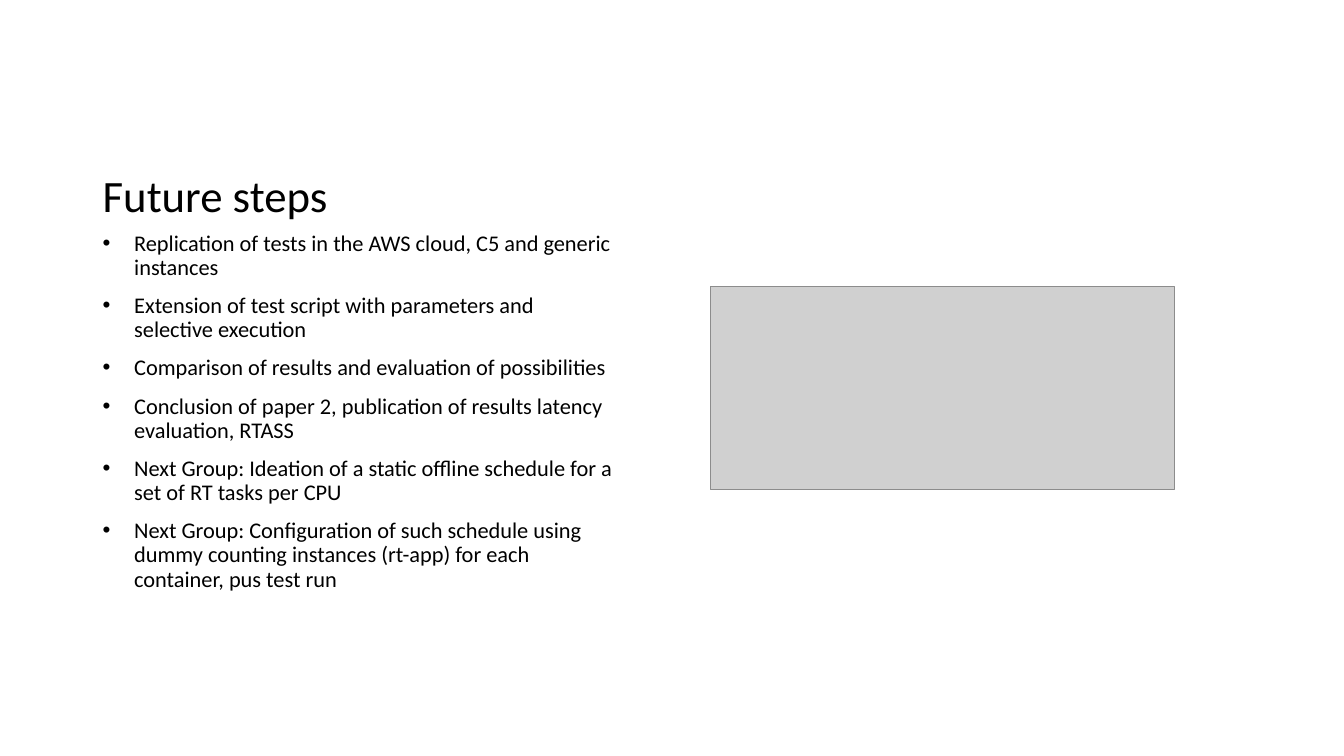
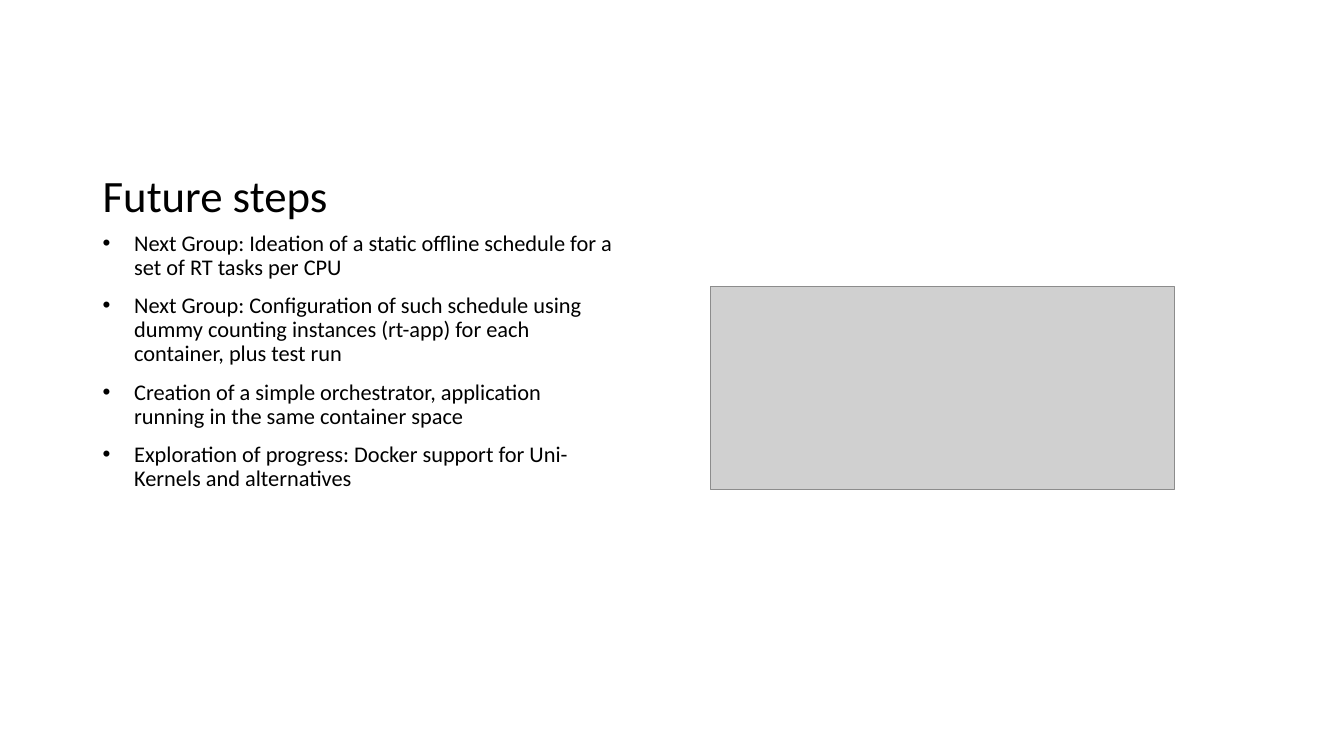
Before and after one commit to flhofer/real-time-containers, a slide deck: slide 4 of slides/Progress of VM tests2.pptx. Drawn at 1344x756 pixels with LibreOffice and Linux fonts; fonts in the diff are those of the drawing; grey boxes stand for pictures. Boxes give left, top, right and bottom in pixels: in the first picture for what was removed or moved away, otherwise in the second. Text is boxed around its words. In the diff, an @@ line names an element or a change of style, - is before the commit and + after.

```diff
--- a/slides/Progress of VM tests2.pptx
+++ b/slides/Progress of VM tests2.pptx
@@ text at box(134, 235, 611, 441): paragraphs removed @@
-• Replication of tests in the AWS cloud, C5 and generic instances
-• Extension of test script with parameters and selective execution
-• Comparison of results and evaluation of possibilities
-• Conclusion of paper 2, publication of results latency evaluation, RTASS
@@ text at box(134, 297, 581, 486): text changed @@
-• Next Group: Configuration of such schedule using dummy counting instances (rt-app) for each container, pus test run
+• Next Group: Configuration of such schedule using dummy counting instances (rt-app) for each container, plus test run
+• Creation of a simple orchestrator, application running in the same container space
+• Exploration of progress: Docker support for Uni-Kernels and alternatives
```
Also in this commit, not shown: 2 other slides changed.
